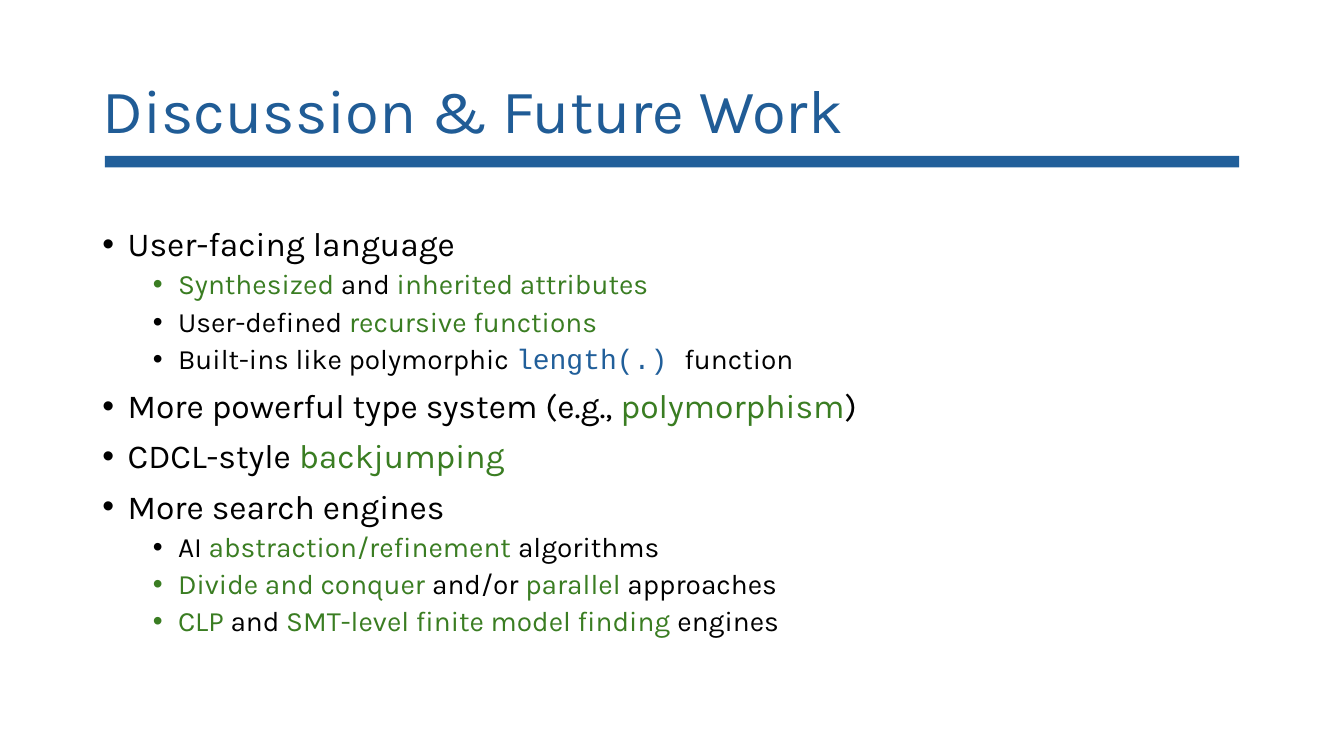
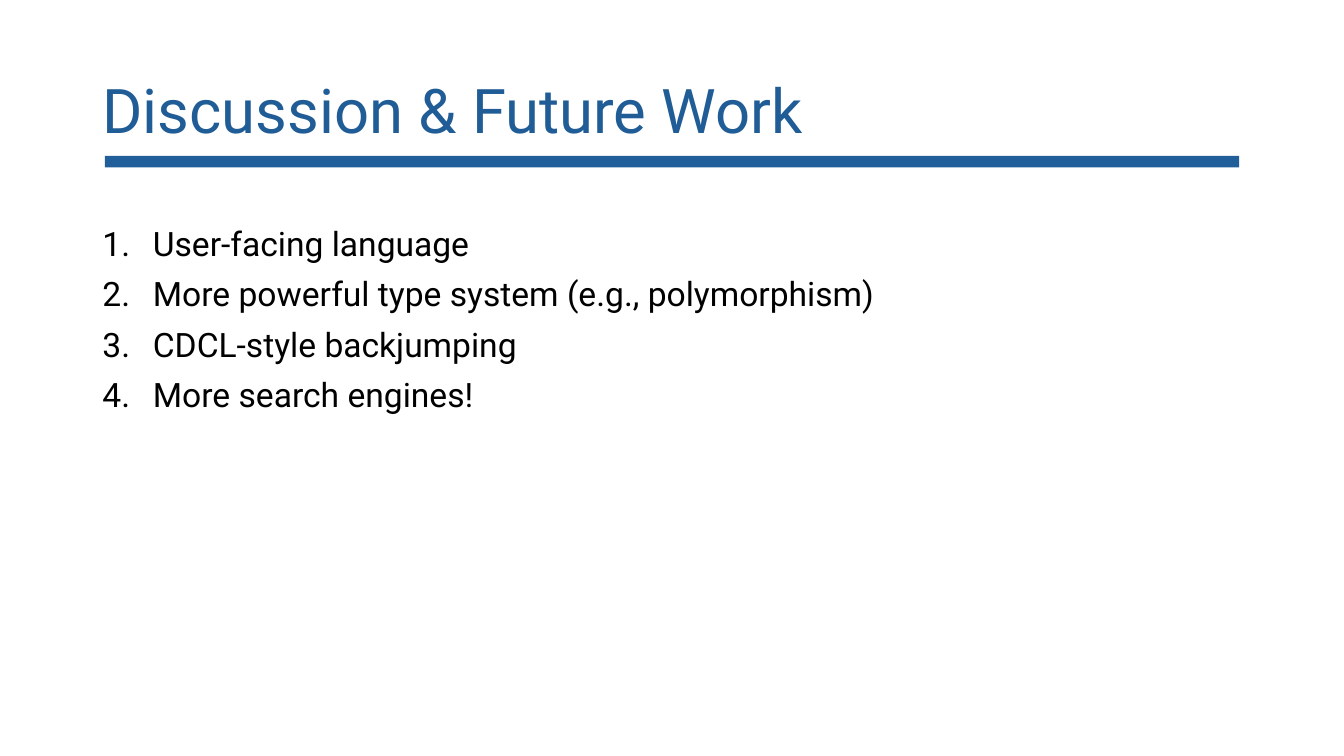
Before and after one commit to lorchrob/goblin_slides, a slide deck: slide 67 of goblin_slides.pptx (slide 69 before the commit). Drawn at 1344x756 pixels with LibreOffice and Linux fonts; fonts in the diff are those of the drawing. Boxes give left, top, right and bottom in pixels: in the first picture for what was removed or moved away, otherwise in the second. Text is boxed around its words. In the diff, an @@ line names an element or a change of style, - is before the commit and + after.

Commit message:
PPTX fonts

```diff
--- a/goblin_slides.pptx
+++ b/goblin_slides.pptx
@@ title "Discussion & Future Work" at (102,86,803,134): font Karla to Roboto @@
@@ text at (153,230,874,364): font Karla to Roboto in "User-facing language", "More powerful type system (e.g., polymorphism)", "CDCL-style backjumping"; text colour #3B7D23 to #000000 in "polymorphism)", "backjumping"; bullet • to 1. @@
@@ text at (178,274,793,376): paragraphs removed @@
-  • Synthesized and inherited attributes
-  • User-defined recursive functions
-  • Built-ins like polymorphic length(.) function
@@ text at (153,381,474,414): text changed; size 20 to 24 pt; font Karla to Roboto; text colour #3B7D23 to #000000 @@
-• More search engines
-  • AI abstraction/refinement algorithms
-  • Divide and conquer and/or parallel approaches
-  • CLP and SMT-level finite model finding engines
+4. More search engines!
```
Also in this commit, not shown: 39 other slides changed, 1 slide added, 3 slides removed.
